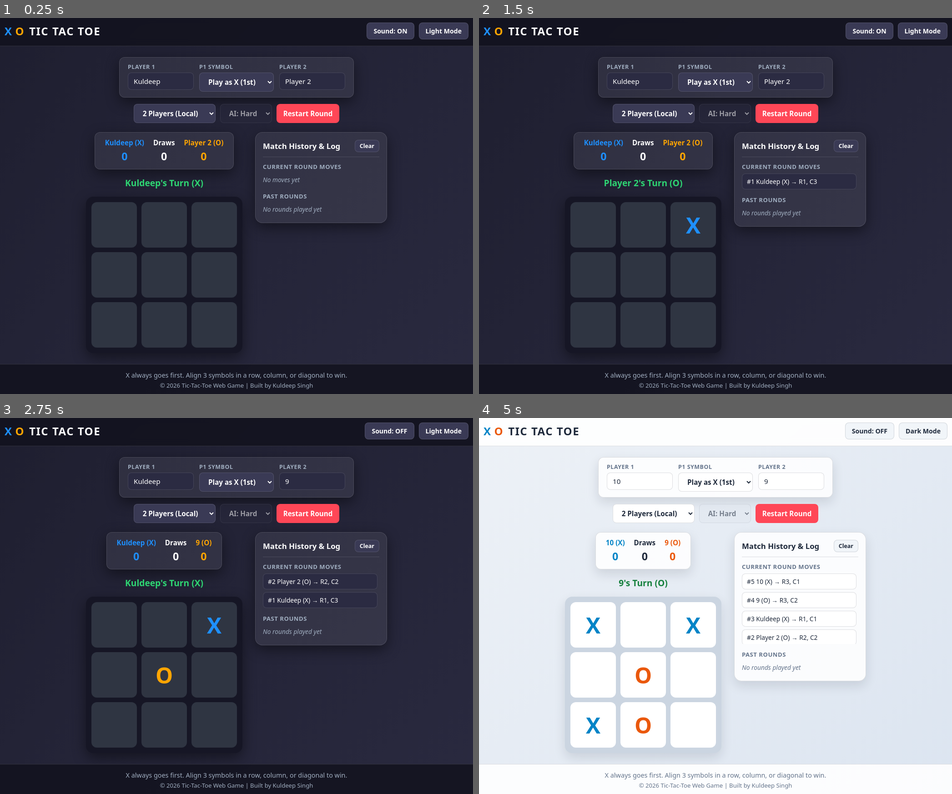
Above: before the commit, frames 1-4 (two rows, left to right).
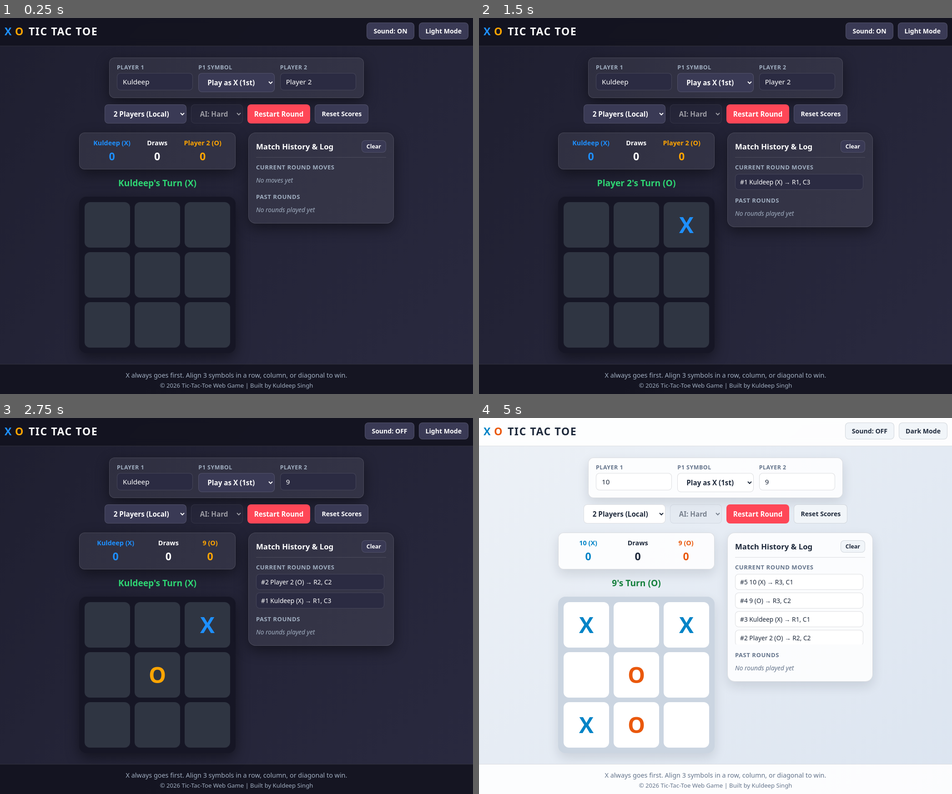
Above: after the commit, the same moments.

Repository: hikuldeep/tic-tac-toe
Game: browser game, page index.html
Same seed, same stepped clock (60 frames per second), same inputs: the game is played once before the commit and once after it.
Inputs (mouse positions are in pixels of both pictures, inside the frame that each line leads up to; where the layout moved, square brackets give the same spot in the first picture):
- Up to frame 1 (0.25 s): no input
- Up to frame 2 (1.5 s): click "Restart Round" at 0.27 s; click (687, 224) [691, 224] at 1.27 s
- Up to frame 3 (2.75 s): click (156, 673) [165, 673] at 1.87 s; click "Sound: ON" at 2.02 s; click (316, 481) [312, 481] at 2.47 s; type "9" at 2.47 s; tap Enter at 2.5 s
- Up to frame 4 (5 s): click (587, 624) [592, 624] at 3.07 s; click (635, 726) [644, 726] at 3.67 s; click (635, 481) [639, 481] at 4.27 s; type "10" at 4.27 s; tap Enter at 4.3 s; click "Light Mode" at 4.52 s; click (587, 726) [592, 726] at 4.87 s

The runs differ from the first frame. In frame 1, 6.8% of the frame differs, in the area x 1-84%, y 2-88%; in frame 2, 7.0%; in frame 3, 7.4%; in frame 4, 8.8%.

Commit message:
Add files via upload

Diff:
--- a/index.html
+++ b/index.html
@@ -57,6 +57,7 @@
             </select>
 
             <button type="button" class="restart-btn" onclick="resetGame(false)">Restart Round</button>
+            <button type="button" class="secondary-btn" onclick="resetGame(true)">Reset Scores</button>
         </div>
 
         <div class="game-workspace">
--- a/script.js
+++ b/script.js
@@ -13,6 +13,14 @@
 const moveLogEl = document.getElementById('moveLog');
 const matchHistoryEl = document.getElementById('matchHistory');
 
+const STORAGE_KEYS = {
+    theme: "ttt_theme_v1",
+    sound: "ttt_sound_v1",
+    scores: "ttt_scores_v1",
+    history: "ttt_history_v1",
+    round: "ttt_round_v1"
+};
+
 let board = ["", "", "", "", "", "", "", "", ""];
 let currentSymbol = "X"; // X always starts first
 let gameActive = true;
@@ -21,6 +29,7 @@
 let moveCount = 0;
 let roundNumber = 1;
 let scores = { P1: 0, P2: 0, Draw: 0 };
+let pastRounds = [];
 
 const cellCoords = [
     "R1, C1", "R1, C2", "R1, C3",
@@ -28,6 +37,73 @@
     "R3, C1", "R3, C2", "R3, C3"
 ];
 
+// LocalStorage Helpers
+function saveToStorage(key, value) {
+    try {
+        localStorage.setItem(key, JSON.stringify(value));
+    } catch (err) {
+        // Ignore storage quota/private mode errors
+    }
+}
+
+function loadFromStorage(key, fallback) {
+    try {
+        const raw = localStorage.getItem(key);
+        return raw !== null ? JSON.parse(raw) : fallback;
+    } catch (err) {
+        return fallback;
+    }
+}
+
+function applyThemeUI(theme) {
+    document.documentElement.setAttribute("data-theme", theme);
+    themeToggleBtn.textContent = theme === "light" ? "Dark Mode" : "Light Mode";
+}
+
+function applySoundUI() {
+    soundToggleBtn.textContent = soundEnabled ? "Sound: ON" : "Sound: OFF";
+}
+
+function renderMatchHistory() {
+    if (!pastRounds.length) {
+        matchHistoryEl.innerHTML = `<li class="empty-msg">No rounds played yet</li>`;
+        return;
+    }
+    matchHistoryEl.innerHTML = "";
+    pastRounds.forEach(entry => {
+        const li = document.createElement('li');
+        li.textContent = entry;
+        matchHistoryEl.appendChild(li);
+    });
+}
+
+function loadSavedPreferences() {
+    const savedTheme = loadFromStorage(STORAGE_KEYS.theme, "dark");
+    applyThemeUI(savedTheme === "light" ? "light" : "dark");
+
+    soundEnabled = Boolean(loadFromStorage(STORAGE_KEYS.sound, true));
+    applySoundUI();
+
+    const savedScores = loadFromStorage(STORAGE_KEYS.scores, null);
+    if (savedScores && typeof savedScores.P1 === "number") {
+        scores = {
+            P1: savedScores.P1,
+            P2: savedScores.P2,
+            Draw: savedScores.Draw
+        };
+    }
+
+    const savedHistory = loadFromStorage(STORAGE_KEYS.history, []);
+    if (Array.isArray(savedHistory)) {
+        pastRounds = savedHistory;
+    }
+
+    const savedRound = Number(loadFromStorage(STORAGE_KEYS.round, 1));
+    roundNumber = Number.isFinite(savedRound) && savedRound > 0 ? savedRound : 1;
+
+    renderMatchHistory();
+}
+
 // Web Audio API Sound Synthesizer
 let audioCtx = null;
 
@@ -88,17 +164,16 @@
 // Theme & Sound Controls
 function toggleTheme() {
     playClickSound();
-    const html = document.documentElement;
-    const isLight = html.getAttribute("data-theme") === "light";
-    const nextTheme = isLight ? "dark" : "light";
-
-    html.setAttribute("data-theme", nextTheme);
-    themeToggleBtn.textContent = nextTheme === "light" ? "Dark Mode" : "Light Mode";
+    const currentTheme = document.documentElement.getAttribute("data-theme");
+    const nextTheme = currentTheme === "light" ? "dark" : "light";
+    applyThemeUI(nextTheme);
+    saveToStorage(STORAGE_KEYS.theme, nextTheme);
 }
 
 function toggleSound() {
     soundEnabled = !soundEnabled;
-    soundToggleBtn.textContent = soundEnabled ? "Sound: ON" : "Sound: OFF";
+    applySoundUI();
+    saveToStorage(STORAGE_KEYS.sound, soundEnabled);
     if (soundEnabled) playClickSound();
 }
 
@@ -163,12 +238,12 @@
     difficultySelect.disabled = !isAiMode;
     player2Input.disabled = isAiMode;
     player2Input.value = isAiMode ? "Computer" : "Player 2";
-    resetGame(true);
+    resetGame(false);
 }
 
 function handleSymbolChange() {
     playClickSound();
-    resetGame(true);
+    resetGame(false);
 }
 
 function handleCellClick(e) {
@@ -217,19 +292,21 @@
 }
 
 function addMatchToHistory(resultText) {
-    if (matchHistoryEl.querySelector('.empty-msg')) {
-        matchHistoryEl.innerHTML = "";
-    }
-    const li = document.createElement('li');
-    li.textContent = `Round ${roundNumber}: ${resultText}`;
-    matchHistoryEl.prepend(li);
+    const entry = `Round ${roundNumber}: ${resultText}`;
+    pastRounds.unshift(entry);
     roundNumber++;
+    saveToStorage(STORAGE_KEYS.history, pastRounds);
+    saveToStorage(STORAGE_KEYS.round, roundNumber);
+    renderMatchHistory();
 }
 
 function clearHistory() {
     playClickSound();
-    matchHistoryEl.innerHTML = `<li class="empty-msg">No rounds played yet</li>`;
+    pastRounds = [];
     roundNumber = 1;
+    saveToStorage(STORAGE_KEYS.history, pastRounds);
+    saveToStorage(STORAGE_KEYS.round, roundNumber);
+    renderMatchHistory();
 }
 
 function getWinner(currentBoard) {
@@ -263,6 +340,7 @@
         } else {
             scores.P2++;
         }
+        saveToStorage(STORAGE_KEYS.scores, scores);
         updatePlayerLabels();
         addMatchToHistory(`${winnerName} won in ${moveCount} moves`);
         playWinSound();
@@ -273,6 +351,7 @@
         statusText.textContent = "It's a Draw!";
         gameActive = false;
         scores.Draw++;
+        saveToStorage(STORAGE_KEYS.scores, scores);
         updatePlayerLabels();
         addMatchToHistory(`Draw (${getPlayer1Name()} vs ${getPlayer2Name()})`);
         playDrawSound();
@@ -352,7 +431,7 @@
 }
 
 function resetGame(resetScores) {
-    if (!resetScores) playClickSound();
+    playClickSound();
 
     board = ["", "", "", "", "", "", "", "", ""];
     currentSymbol = "X";
@@ -368,6 +447,7 @@
 
     if (resetScores) {
         scores = { P1: 0, P2: 0, Draw: 0 };
+        saveToStorage(STORAGE_KEYS.scores, scores);
     }
 
     updatePlayerLabels();
@@ -378,5 +458,6 @@
     }
 }
 
-// Initialize labels on load
+// Initialize saved settings, scores, history, and labels on load
+loadSavedPreferences();
 updatePlayerLabels();
--- a/style.css
+++ b/style.css
@@ -13,6 +13,7 @@
     --board-bg: #161625;
     --cell-bg: #2f3542;
     --cell-hover: #3d4454;
+    --cell-size: 100px;
     --x-color: #1e90ff;
     --o-color: #ffa502;
     --status-color: #2ed573;
@@ -58,6 +59,7 @@
     flex-direction: column;
     min-height: 100vh;
     transition: background 0.3s ease, color 0.3s ease;
+    overflow-x: hidden;
 }
 
 /* Header */
@@ -65,7 +67,7 @@
     width: 100%;
     background: var(--header-footer-bg);
     border-bottom: 1px solid var(--border-color);
-    padding: 14px 24px;
+    padding: 14px 20px;
     backdrop-filter: blur(8px);
 }
 
@@ -80,7 +82,7 @@
 }
 
 .logo {
-    font-size: 1.5rem;
+    font-size: 1.45rem;
     font-weight: 800;
     letter-spacing: 1.5px;
     display: flex;
@@ -103,7 +105,7 @@
     flex-direction: column;
     align-items: center;
     justify-content: center;
-    padding: 24px 20px;
+    padding: 24px 16px;
     max-width: 1020px;
     width: 100%;
     margin: 0 auto;
@@ -116,17 +118,20 @@
     justify-content: center;
     gap: 12px;
     background: var(--panel-bg);
-    padding: 12px 18px;
+    padding: 12px 16px;
     border-radius: 12px;
     border: 1px solid var(--border-color);
     margin-bottom: 14px;
     box-shadow: var(--shadow);
+    width: 100%;
+    max-width: 560px;
 }
 
 .input-group {
     display: flex;
     flex-direction: column;
     gap: 4px;
+    flex: 1 1 140px;
 }
 
 .input-group label {
@@ -145,7 +150,7 @@
     background: var(--input-bg);
     color: var(--text-color);
     outline: none;
-    width: 145px;
+    width: 100%;
 }
 
 input[type="text"]:disabled {
@@ -183,14 +188,14 @@
     cursor: not-allowed;
 }
 
-.icon-btn {
+.icon-btn, .secondary-btn {
     background: var(--icon-btn-bg);
     color: var(--text-color);
     font-size: 0.88rem;
     padding: 8px 14px;
 }
 
-.icon-btn:hover {
+.icon-btn:hover, .secondary-btn:hover {
     background: var(--icon-btn-hover);
     transform: translateY(-1px);
 }
@@ -224,18 +229,21 @@
 
 .scoreboard {
     display: flex;
-    gap: 20px;
+    justify-content: space-around;
+    gap: 16px;
     margin-bottom: 16px;
     background: var(--panel-bg);
-    padding: 12px 22px;
+    padding: 12px 20px;
     border-radius: 12px;
     border: 1px solid var(--border-color);
     box-shadow: var(--shadow);
+    width: 100%;
+    max-width: 360px;
 }
 
 .score-box {
     text-align: center;
-    font-size: 0.95rem;
+    font-size: 0.9rem;
     font-weight: 600;
 }
 
@@ -260,8 +268,8 @@
 
 .board {
     display: grid;
-    grid-template-columns: repeat(3, 100px);
-    grid-template-rows: repeat(3, 100px);
+    grid-template-columns: repeat(3, var(--cell-size));
+    grid-template-rows: repeat(3, var(--cell-size));
     gap: 10px;
     background: var(--board-bg);
     padding: 12px;
@@ -275,7 +283,7 @@
     display: flex;
     align-items: center;
     justify-content: center;
-    font-size: 3rem;
+    font-size: calc(var(--cell-size) * 0.48);
     font-weight: bold;
     cursor: pointer;
     transition: background 0.2s ease, transform 0.12s ease;
@@ -299,7 +307,8 @@
 
 /* Match History & Move Log Panel */
 .history-panel {
-    width: 290px;
+    width: 100%;
+    max-width: 320px;
     background: var(--panel-bg);
     border: 1px solid var(--border-color);
     border-radius: 16px;
@@ -378,7 +387,7 @@
     width: 100%;
     background: var(--header-footer-bg);
     border-top: 1px solid var(--border-color);
-    padding: 14px 20px;
+    padding: 14px 16px;
     text-align: center;
     font-size: 0.9rem;
     color: var(--muted-text);
@@ -388,3 +397,47 @@
     margin-top: 4px;
     font-size: 0.82rem;
 }
+
+/* Tablet & Mobile Responsiveness */
+@media (max-width: 640px) {
+    :root {
+        --cell-size: 88px;
+    }
+
+    .header-container {
+        justify-content: center;
+        text-align: center;
+    }
+
+    .logo {
+        font-size: 1.3rem;
+    }
+
+    .status {
+        font-size: 1.08rem;
+    }
+
+    .history-panel {
+        max-width: 360px;
+    }
+}
+
+@media (max-width: 400px) {
+    :root {
+        --cell-size: 76px;
+    }
+
+    .scoreboard {
+        padding: 10px 12px;
+        gap: 10px;
+    }
+
+    .score-box span {
+        font-size: 1.25rem;
+    }
+
+    select, button {
+        padding: 8px 12px;
+        font-size: 0.9rem;
+    }
+}
